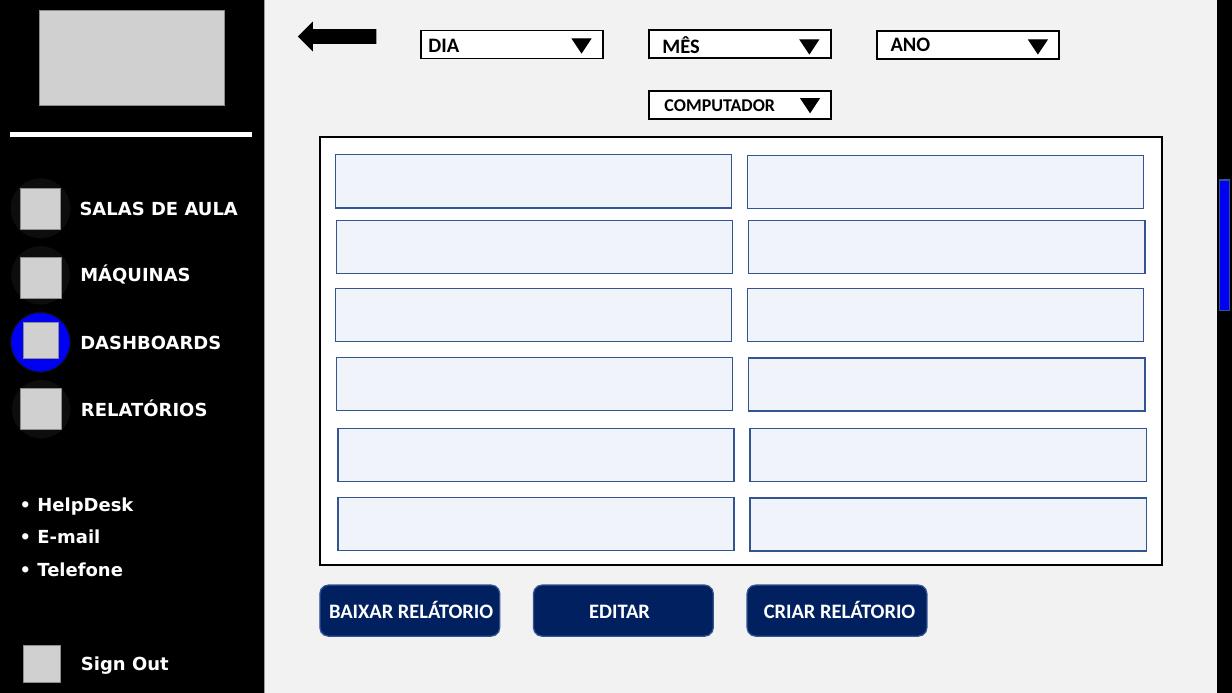
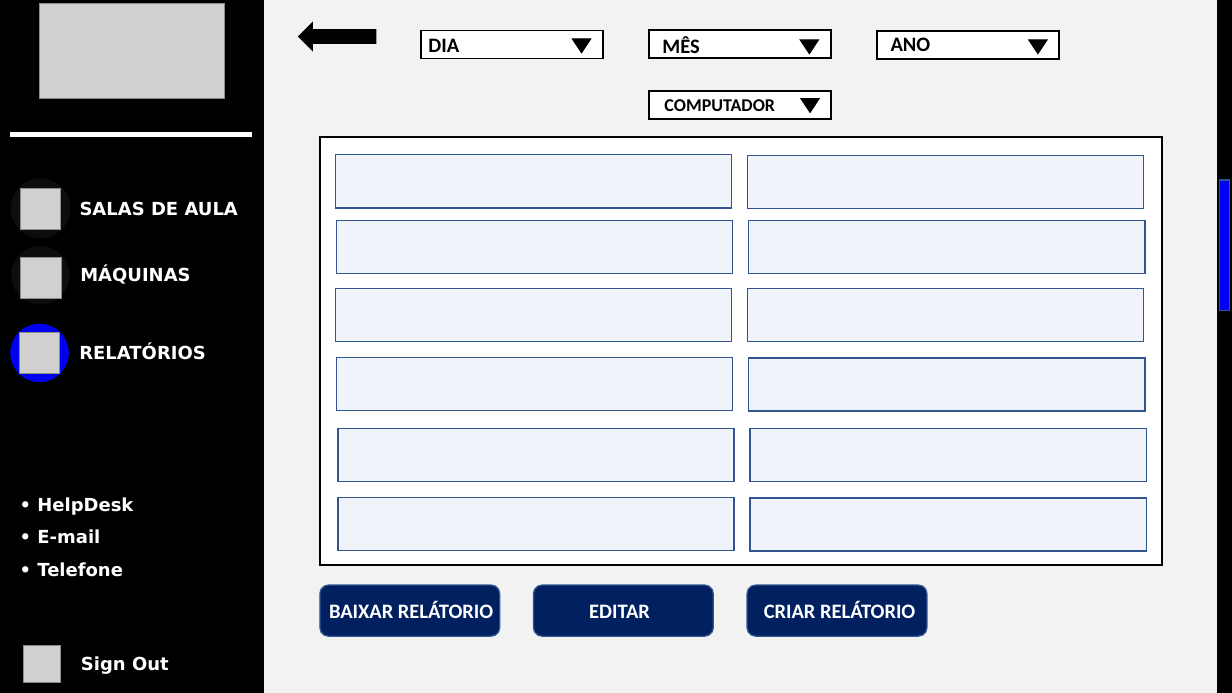
Before and after one commit to BandTec/grupo-04-adsb-20201, a slide deck: slide 14 of Prototipação de Dashboard/Prototipação-de-Tela.pptx. Drawn at 1232x693 pixels with LibreOffice and Linux fonts; fonts in the diff are those of the drawing; grey boxes stand for pictures. Boxes give left, top, right and bottom in pixels: in the first picture for what was removed or moved away, otherwise in the second. Text is boxed around its words. In the diff, an @@ line names an element or a change of style, - is before the commit and + after.

```diff
--- a/Prototipação de Dashboard/Prototipação-de-Tela.pptx
+++ b/Prototipação de Dashboard/Prototipação-de-Tela.pptx
@@ picture: place and size @@
-picture at [40, 11, 226, 106]
+picture at [40, 3, 226, 98]
@@ ellipse: place and size @@
-ellipse at [10, 312, 70, 372]
+ellipse at [9, 323, 69, 384]
@@ ellipse at [9, 323, 69, 384]: outline #0D0D0D 1 pt to #000000 1 pt @@
@@ picture removed at [23, 323, 59, 359] @@
@@ picture: place and size @@
-picture at [21, 389, 62, 430]
+picture at [19, 333, 60, 373]
@@ text "RELATÓRIOS": place and size @@
-text "RELATÓRIOS" at [81, 402, 207, 417]
+text "RELATÓRIOS" at [79, 345, 205, 360]
@@ text removed at [80, 335, 221, 350] @@
-DASHBOARDS
@@ ellipse removed at [11, 379, 71, 439] @@
```
Also in this commit, not shown: 5 other slides changed.
